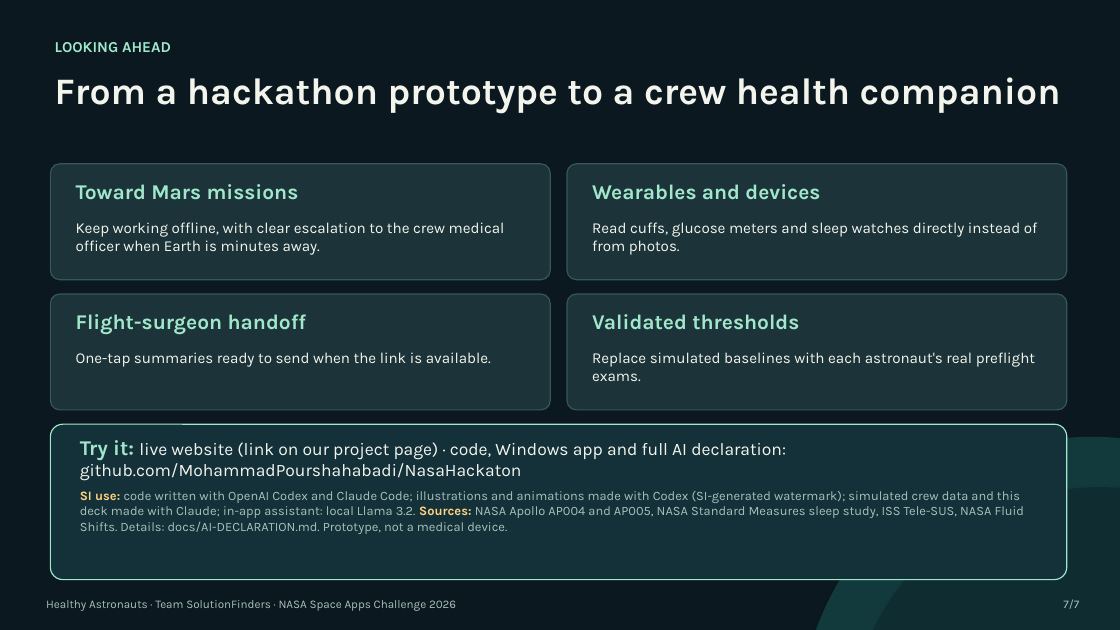
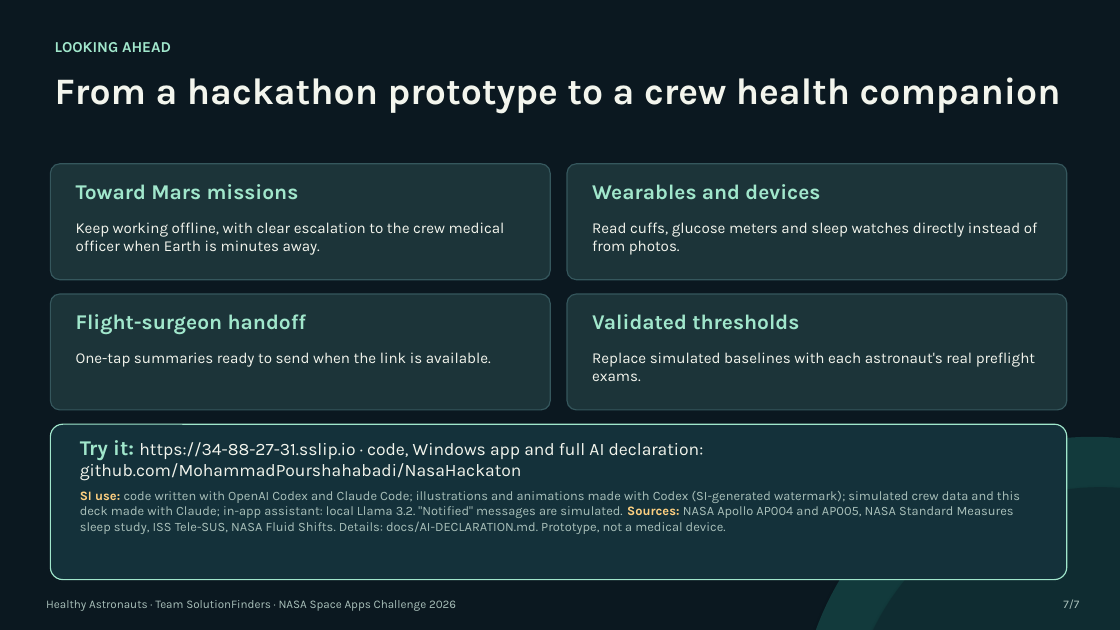
Before and after one commit to MohammadPourshahabadi/NasaHackaton, a slide deck: slide 7 of presentation/Aboard-Demo.pptx. Drawn at 1120x630 pixels with LibreOffice and Linux fonts; fonts in the diff are those of the drawing. Boxes give left, top, right and bottom in pixels: in the first picture for what was removed or moved away, otherwise in the second. Text is boxed around its words. In the diff, an @@ line names an element or a change of style, - is before the commit and + after.

```diff
--- a/presentation/Aboard-Demo.pptx
+++ b/presentation/Aboard-Demo.pptx
@@ text at [80,440,1020,534]: text changed @@
-Try it: live website (link on our project page) · code, Windows app and full AI declaration: github.com/MohammadPourshahabadi/NasaHackaton
-SI use: code written with OpenAI Codex and Claude Code; illustrations and animations made with Codex (SI-generated watermark); simulated crew data and this deck made with Claude; in-app assistant: local Llama 3.2. Sources: NASA Apollo AP004 and AP005, NASA Standard Measures sleep study, ISS Tele-SUS, NASA Fluid Shifts. Details: docs/AI-DECLARATION.md. Prototype, not a medical device.
+Try it: https://34-88-27-31.sslip.io · code, Windows app and full AI declaration: github.com/MohammadPourshahabadi/NasaHackaton
+SI use: code written with OpenAI Codex and Claude Code; illustrations and animations made with Codex (SI-generated watermark); simulated crew data and this deck made with Claude; in-app assistant: local Llama 3.2. "Notified" messages are simulated. Sources: NASA Apollo AP004 and AP005, NASA Standard Measures sleep study, ISS Tele-SUS, NASA Fluid Shifts. Details: docs/AI-DECLARATION.md. Prototype, not a medical device.
```
Also in this commit, not shown: 3 other slides changed, 1 slide added, 1 slide removed, 10 other files.
